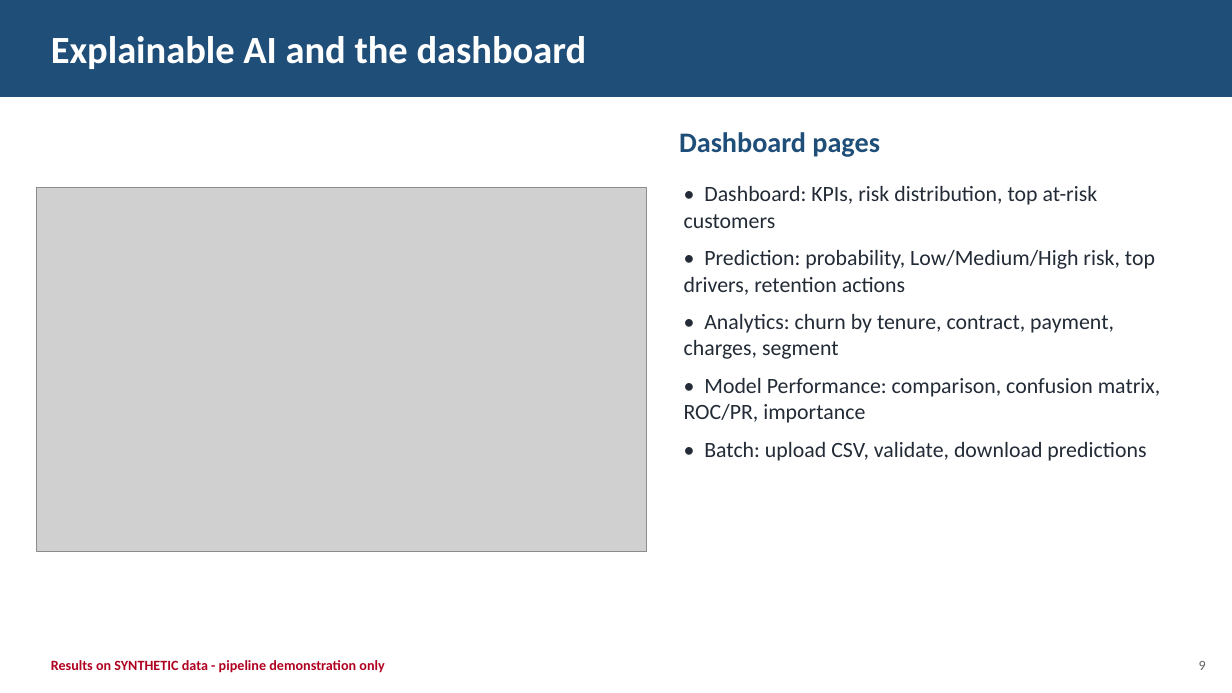
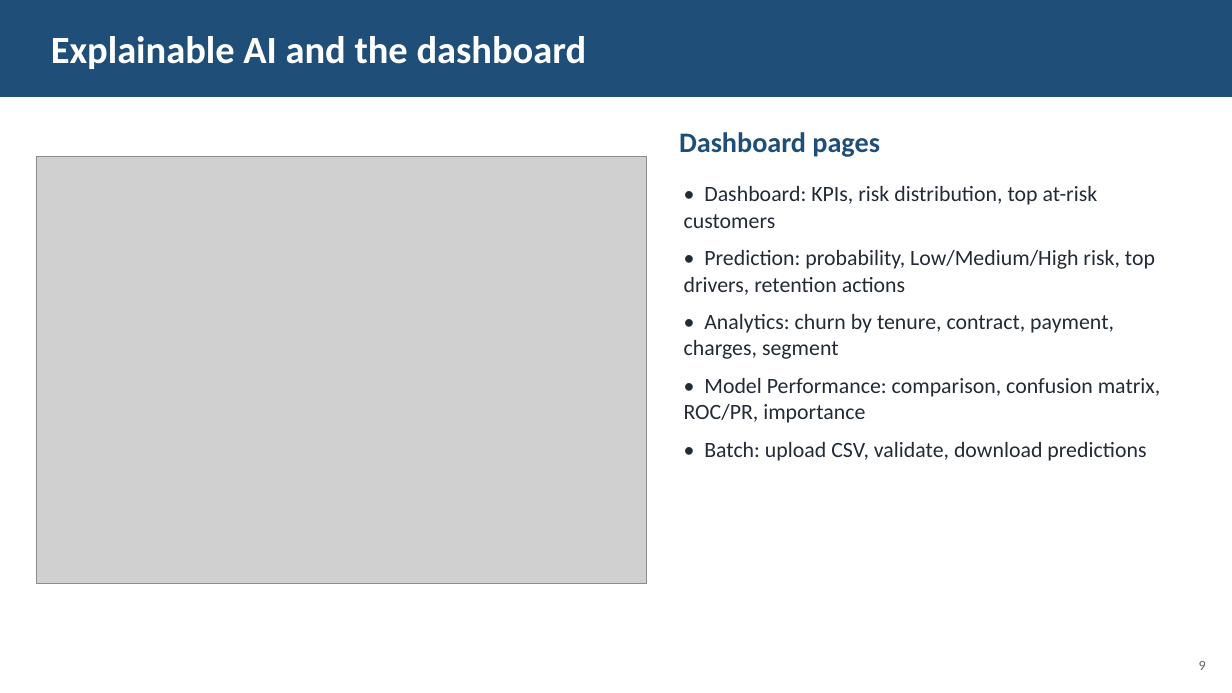
Before and after one commit to SubhankarMishra5/churn-guard-ai, a slide deck: slide 9 of reports/ChurnGuard_AI_Presentation.pptx. Drawn at 1232x693 pixels with LibreOffice and Linux fonts; fonts in the diff are those of the drawing; grey boxes stand for pictures. Boxes give left, top, right and bottom in pixels: in the first picture for what was removed or moved away, otherwise in the second. Text is boxed around its words. In the diff, an @@ line names an element or a change of style, - is before the commit and + after.

Commit message:
Results on real IBM Telco dataset

```diff
--- a/reports/ChurnGuard_AI_Presentation.pptx
+++ b/reports/ChurnGuard_AI_Presentation.pptx
@@ picture: place and size @@
-picture at box(37, 188, 647, 552)
+picture at box(37, 156, 647, 583)
@@ text removed at box(51, 660, 384, 673) @@
-Results on SYNTHETIC data - pipeline demonstration only
```
Also in this commit, not shown: 9 other slides changed, 21 other files.
